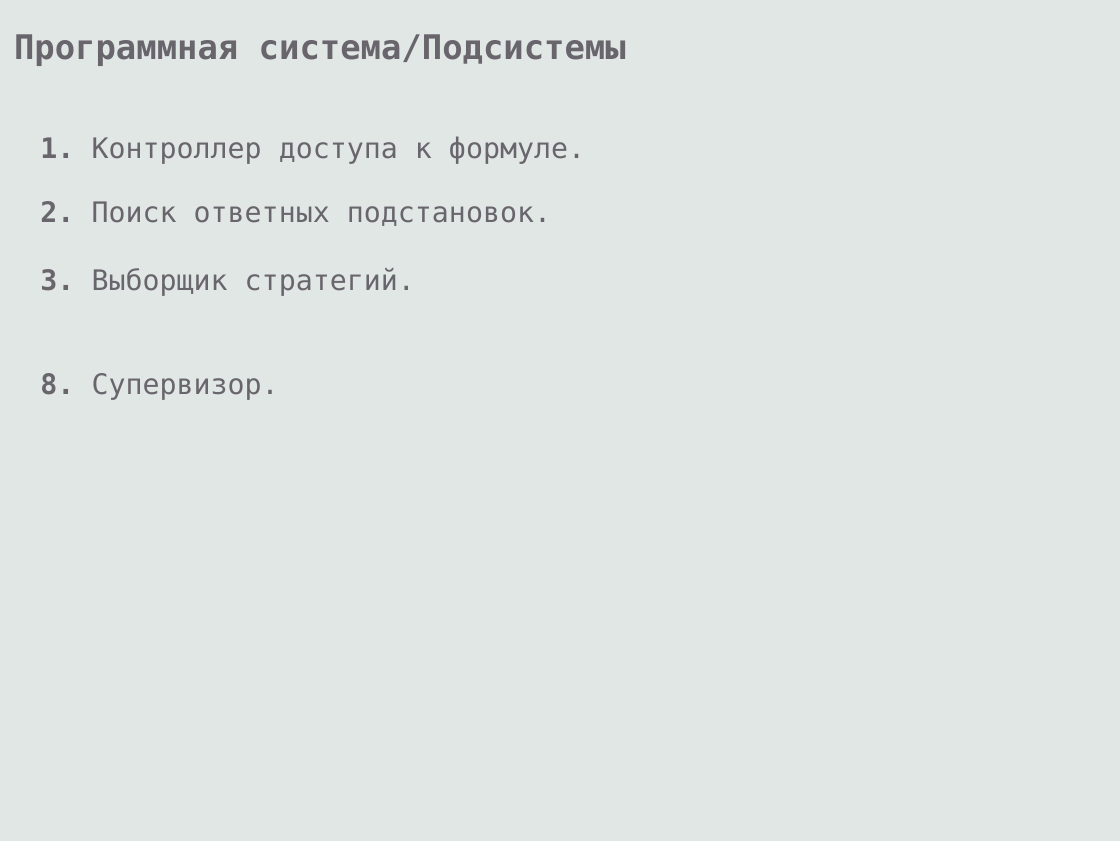
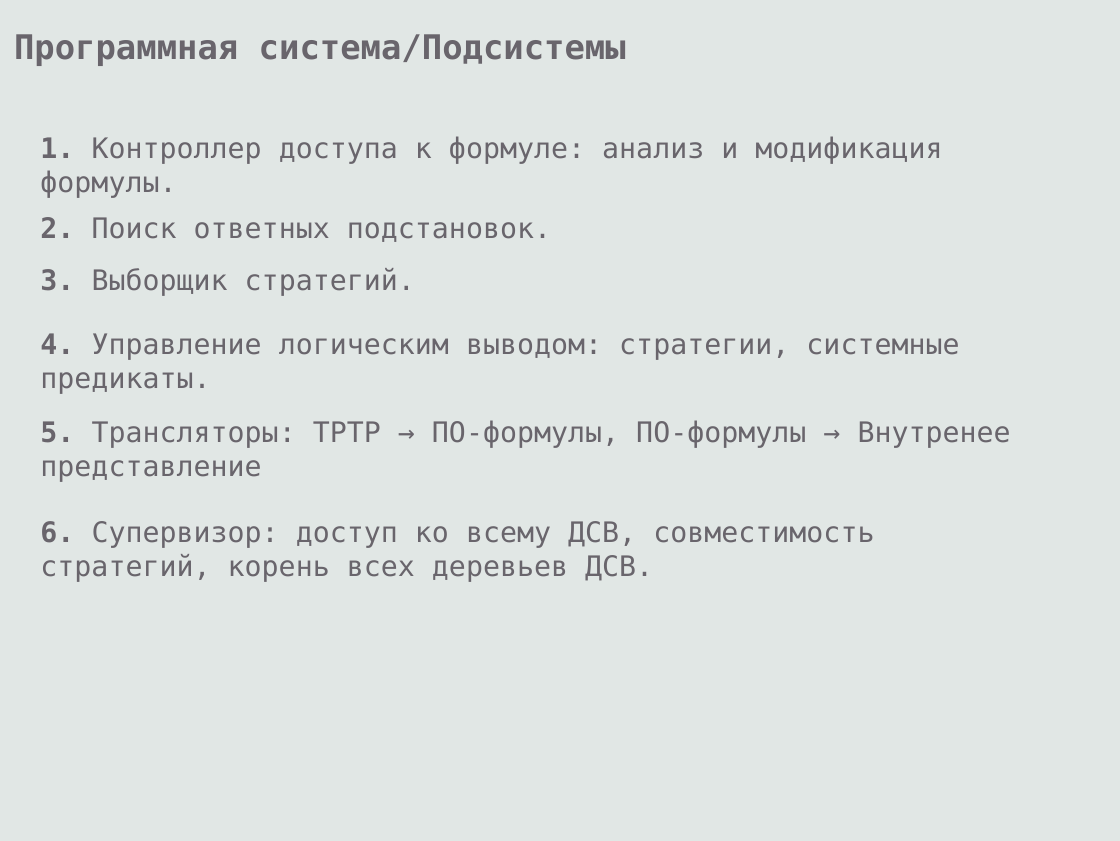
Before and after one commit to eugeneai/prisnif, a slide deck: slide 47 of brick/pres/pacman.odp (slide 42 before the commit). Drawn at 1120x841 pixels with LibreOffice and Linux fonts; fonts in the diff are those of the drawing. Boxes give left, top, right and bottom in pixels: in the first picture for what was removed or moved away, otherwise in the second. Text is boxed around its words. In the diff, an @@ line names an element or a change of style, - is before the commit and + after.

```diff
--- a/brick/pres/pacman.odp
+++ b/brick/pres/pacman.odp
@@ text at <box>40,136,942,198</box>: text changed @@
-1. Контроллер доступа к формуле.
+1. Контроллер доступа к формуле: анализ и модификация формулы.
@@ text "2. Поиск ответных подстановок.": place and size @@
-text "2. Поиск ответных подстановок." at <box>40,201,551,226</box>
+text "2. Поиск ответных подстановок." at <box>40,217,551,242</box>
@@ text added at <box>40,333,959,394</box>, 20 pt, text #69656C @@
+4. Управление логическим выводом: стратегии, системные предикаты.
@@ text removed at <box>40,373,279,400</box> @@
-8. Супервизор.
@@ text added at <box>40,420,1011,482</box>, 20 pt, text #69656C @@
+5. Трансляторы: TPTP → ПО-формулы, ПО-формулы → Внутренее представление
@@ text added at <box>40,521,874,582</box>, 20 pt, text #69656C @@
+6. Супервизор: доступ ко всему ДСВ, совместимость стратегий, корень всех деревьев ДСВ.
```
Also in this commit, not shown: 20 other slides changed, 7 slides added, 1 slide removed, 8 other files.
